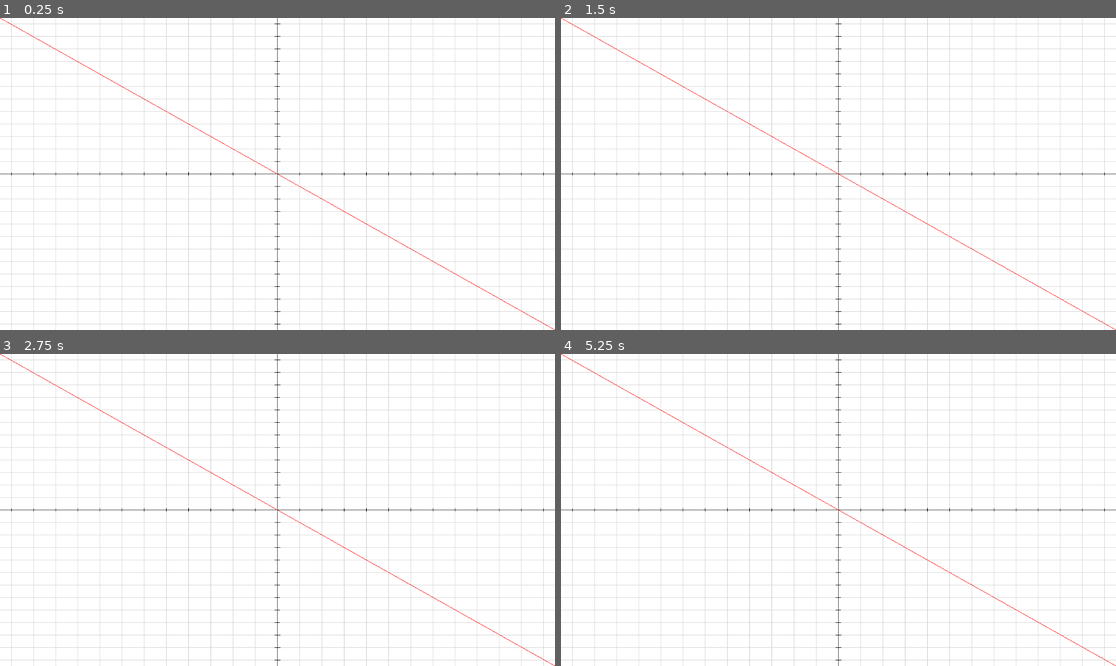
Above: before the commit, frames 1-4 (two rows, left to right).
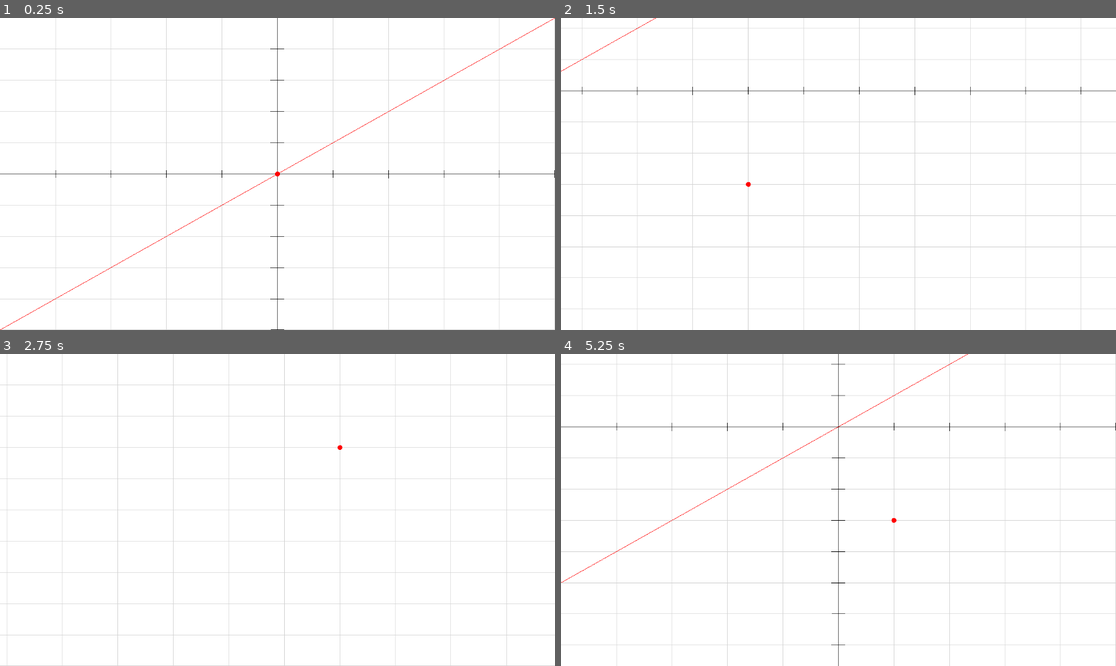
Above: after the commit, the same moments.

Repository: SalticHash/Lines
Game: Godot game, scene res://main_menu/math_renderer.tscn
Same seed, same stepped clock (60 frames per second), same inputs: the game is played once before the commit and once after it. The project has no main scene, so this scene is started directly.
Inputs (mouse positions are in pixels of both pictures, inside the frame that each line leads up to):
- Up to frame 1 (0.25 s): no input
- Up to frame 2 (1.5 s): tap Enter at 0.5 s; move the mouse to (960, 158) at 0.52 s; hold Right (ui_right) 0.53-1.28 s; move the mouse to (727, 189) at 1.27 s; hold Down (ui_down) from 1.28 s (still down)
- Up to frame 3 (2.75 s): move the mouse to (333, 441) at 2.02 s; release Down (ui_down) at 2.03 s; hold Right (ui_right) from 2.03 s (still down)
- Up to frame 4 (5.25 s): tap Space at 2.75 s; move the mouse to (810, 572) at 2.77 s; release Right (ui_right) at 2.78 s; hold Up (ui_up) 2.78-3.53 s; move the mouse to (1005, 556) at 3.52 s; hold Left (ui_left) 3.53-5.03 s; move the mouse to (672, 463) at 4.27 s; move the mouse to (866, 510) at 5.02 s; hold Down (ui_down) from 5.03 s (still down)

The runs differ from the first frame. In frame 1, 7.5% of the frame differs, in the area x 0-100%, y 0-100%; in frame 2, 9.5%; in frame 3, 8.1%; in frame 4, 9.0%.

Commit message:
Math Renderer work

Diff:
--- a/math_renderer/math_renderer.gd
+++ b/math_renderer/math_renderer.gd
@@ -1,53 +1,59 @@
 extends Control
 
-
-# Called when the node enters the scene tree for the first time.
-func _ready() -> void:
-	pass # Replace with function body.
+var view: Rect2 = Rect2(-5, -5, 10, 10)
+var m: float = 1.0
+var b: float = 0.0
 
 
-# Called every frame. 'delta' is the elapsed time since the previous frame.
 func _process(delta: float) -> void:
+	var dir = Input.get_vector(&"ui_left", &"ui_right", &"ui_down", &"ui_up")
+	view.position += delta * dir * 60 * 0.125 * Vector2(1.0, size.x / size.y)
+	m += Input.get_axis(&"test_left", &"test_right") * 60 * delta * 0.25
+	b += Input.get_axis(&"test_down", &"test_up") * 60 * delta * 0.125
 	queue_redraw()
+
 func _draw() -> void:
-	draw_grid(25)
-	draw_axis(Vector2i.RIGHT, 25)
-	draw_axis(Vector2i.UP, 25)
-	draw_line(loc(0,0),loc(100,100),Color.RED)
+	draw_grid(1)
+	draw_axis(Vector2i.RIGHT, 1)
+	draw_axis(Vector2i.UP, 1)
+	draw_circle(
+		locv(snapped(glob(get_global_mouse_position()), Vector2.ONE))
+		, 5, Color.RED)
+
+	var p1 = Vector2(view.position.x, view.position.x * m + b)
+	var p2 = Vector2(view.end.x, view.end.x * m + b)
+	draw_line(locv(p1), locv(p2),Color.RED)
 
 func draw_grid(steps):
-	for x in range(steps):
+	for x in range(view.position.x, view.end.x + 1, steps):
 		draw_line(
-			loc((x + 0.5) * (100.0 / steps), 0),
-			loc((x + 0.5) * (100.0 / steps), 100),
+			loc(x, view.position.y),
+			loc(x, view.end.y),
 			Color.LIGHT_GRAY
 		)
-	for y in range(steps):
+	for y in range(view.position.y, view.end.y + 1, steps):
 		draw_line(
-			loc(0, (y + 0.5) * (100.0 / steps)),
-			loc(100, (y + 0.5) * (100.0 / steps)),
+			loc(view.position.x, y),
+			loc(view.end.x, y),
 			Color.LIGHT_GRAY
 		)
+
 func draw_axis(axis: Vector2i, steps: int):
-	var n = 0.5
-	for c in range(steps):
+	var n = 0.125
+	var rang = range(view.position.y, view.end.y + 1, steps) \
+	if axis == Vector2i.UP else\
+	range(view.position.x, view.end.x + 1, steps)
+
+	for c in rang:
 		if axis == Vector2i.UP:
-			draw_line(
-				loc(50 - n, (c + 0.5) * (100.0 / steps)),
-				loc(50 + n, (c + 0.5) * (100.0 / steps)),
-				Color.BLACK
-			)
+			draw_line(loc(-n, c),loc(+n, c),Color.BLACK)
 		if axis == Vector2i.RIGHT:
-			draw_line(
-				loc((c + 0.5) * (100.0 / steps), 50 - n),
-				loc((c + 0.5) * (100.0 / steps), 50 + n),
-				Color.BLACK
-			)
+			draw_line(loc(c, -n),loc(c, +n),Color.BLACK)
 
 	if axis == Vector2i.UP:
-		draw_line(loc(50,0), loc(50,100), Color.BLACK)
+		draw_line(loc(0,view.position.y), loc(0,view.end.y), Color.BLACK)
 	if axis == Vector2i.RIGHT:
-		draw_line(loc(0,50), loc(100, 50), Color.BLACK)
+		draw_line(loc(view.position.x, 0), loc(view.end.x, 0), Color.BLACK)
 
 func locx(x) -> float:
 	return loc(x, 0).x
@@ -55,7 +61,18 @@
 	return loc(0, y).y
 
 func loc(x, y) -> Vector2:
-	var v = Vector2(x,y)
-	return v * size / 100
+	var v = Vector2(
+		remap(x, view.position.x, view.end.x, 0.0, size.x),
+		remap(y, view.position.y, view.end.y, size.y, 0.0)
+	)
+	return v
+
+func glob(v: Vector2) -> Vector2:
+	var nv = Vector2(
+		remap(v.x, 0.0, size.x, view.position.x, view.end.x),
+		remap(v.y, size.y, 0.0, view.position.y, view.end.y)
+	)
+	return nv
+
 func locv(v: Vector2) -> Vector2:
-	return v * size / 100
+	return loc(v.x, v.y)
--- a/project.godot
+++ b/project.godot
@@ -18,6 +18,29 @@
 
 enabled=PackedStringArray("res://addons/godot_super-wakatime/plugin.cfg")
 
+[input]
+
+test_left={
+"deadzone": 0.2,
+"events": [Object(InputEventKey,"resource_local_to_scene":false,"resource_name":"","device":-1,"window_id":0,"alt_pressed":false,"shift_pressed":false,"ctrl_pressed":false,"meta_pressed":false,"pressed":false,"keycode":0,"physical_keycode":65,"key_label":0,"unicode":97,"location":0,"echo":false,"script":null)
+]
+}
+test_right={
+"deadzone": 0.2,
+"events": [Object(InputEventKey,"resource_local_to_scene":false,"resource_name":"","device":-1,"window_id":0,"alt_pressed":false,"shift_pressed":false,"ctrl_pressed":false,"meta_pressed":false,"pressed":false,"keycode":0,"physical_keycode":68,"key_label":0,"unicode":100,"location":0,"echo":false,"script":null)
+]
+}
+test_up={
+"deadzone": 0.2,
+"events": [Object(InputEventKey,"resource_local_to_scene":false,"resource_name":"","device":-1,"window_id":0,"alt_pressed":false,"shift_pressed":false,"ctrl_pressed":false,"meta_pressed":false,"pressed":false,"keycode":0,"physical_keycode":87,"key_label":0,"unicode":119,"location":0,"echo":false,"script":null)
+]
+}
+test_down={
+"deadzone": 0.2,
+"events": [Object(InputEventKey,"resource_local_to_scene":false,"resource_name":"","device":-1,"window_id":0,"alt_pressed":false,"shift_pressed":false,"ctrl_pressed":false,"meta_pressed":false,"pressed":false,"keycode":0,"physical_keycode":83,"key_label":0,"unicode":115,"location":0,"echo":false,"script":null)
+]
+}
+
 [internationalization]
 
 locale/translations=PackedStringArray("res://translation/translation.en.translation", "res://translation/translation.es.translation")
